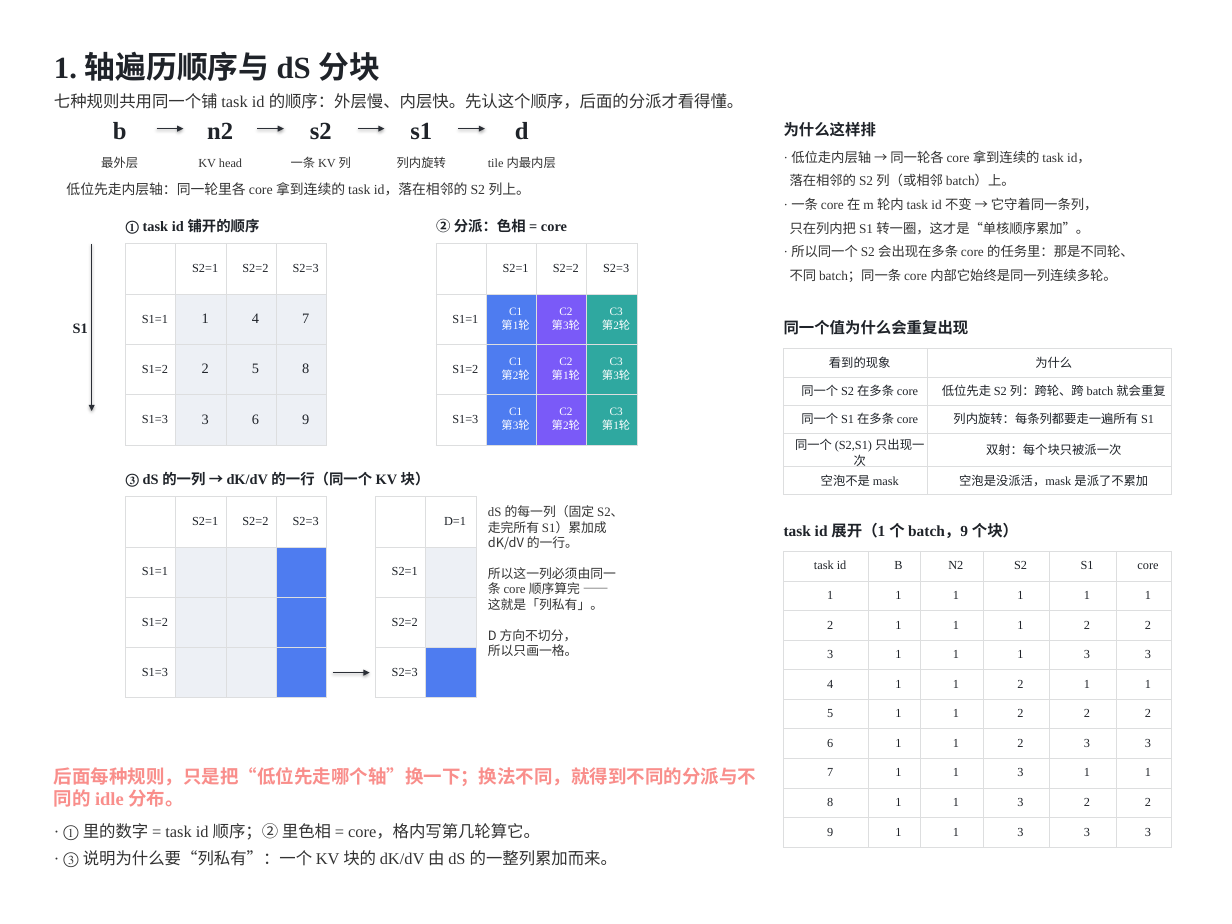
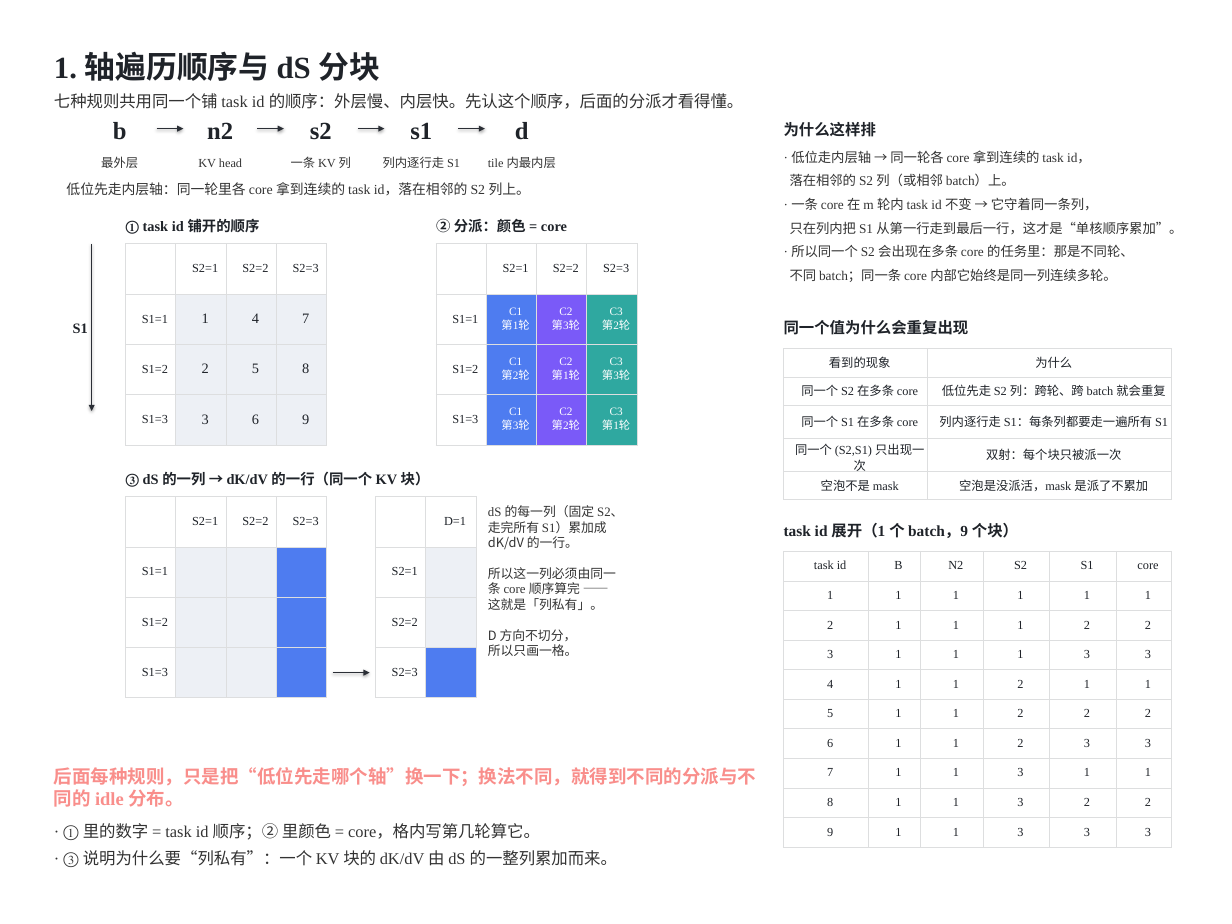
Before and after one commit to guomc9/SeeTen, a slide deck: slide 2 of cases/flash-attention-det-accum/out/v4-index-schedules.pptx. Drawn at 1232x924 pixels with LibreOffice and Linux fonts; fonts in the diff are those of the drawing. Boxes give left, top, right and bottom in pixels: in the first picture for what was removed or moved away, otherwise in the second. Text is boxed around its words. In the diff, an @@ line names an element or a change of style, - is before the commit and + after.

Commit message:
Explain the fold's virtual columns and how the two dense rules differ
- new page 4a: what a virtual row/column is - two real triangles fold into
  one rectangle, a table listing which real cells each virtual column is
  made of (with the batch count and buffer count), and a plain-vs-virtual
  comparison; the fold grid now shows the full real coordinate of each cell
  so the row/column flip is visible
- Dense Swizzle vs Dense Index: a selection table on both dense pages
  contrasting which axis the low task-id digit walks, where the cores land
  in one round, and when each rule is the right pick
- axis_grid: axis headers accept a `{v}` template (`虚拟列{v}`) and a
  head_size, so non-S1/S2 coordinate systems are labelled correctly
- cells holding several coordinates are bracketed ((B=1 S2=2) (B=2 S2=1))
- wording: drop "色相" and "旋转" in favour of plain descriptions
  (颜色 = batch / 颜色深浅 = 第几条 KV 列; 列内逐行走 S1; 先分批再分列)

```diff
--- a/cases/flash-attention-det-accum/out/v4-index-schedules.pptx
+++ b/cases/flash-attention-det-accum/out/v4-index-schedules.pptx
@@ text at <box>383,156,460,168</box>: text changed @@
-列内旋转
+列内逐行走 S1
@@ text at <box>436,218,567,233</box>: text changed @@
-② 分派：色相 = core
+② 分派：颜色 = core
@@ text at <box>790,221,1182,234</box>: text changed @@
-只在列内把 S1 转一圈，这才是“单核顺序累加”。
+只在列内把 S1 从第一行走到最后一行，这才是“单核顺序累加”。
@@ table at <box>783,349,1171,495</box> @@
-row 3, column 2: 列内旋转：每条列都要走一遍所有 S1
+row 3, column 2: 列内逐行走 S1：每条列都要走一遍所有 S1
@@ text at <box>63,823,540,840</box>: text changed @@
-· ① 里的数字 = task id 顺序；② 里色相 = core，格内写第几轮算它。
+· ① 里的数字 = task id 顺序；② 里颜色 = core，格内写第几轮算它。
```
Also in this commit, not shown: 15 other slides changed, 1 slide added, 8 other files.
